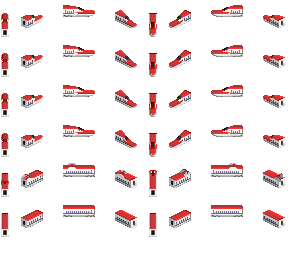
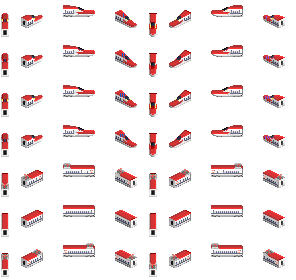
Before/after of a 296x280 layered artwork. What changed in the layer stack:
added layer "ID" in group "T3" over box(120, 13, 270, 139)
painted on "Pantos T3" over box(1, 163, 285, 268)
painted on "Sprites T3" over box(1, 163, 285, 277)
